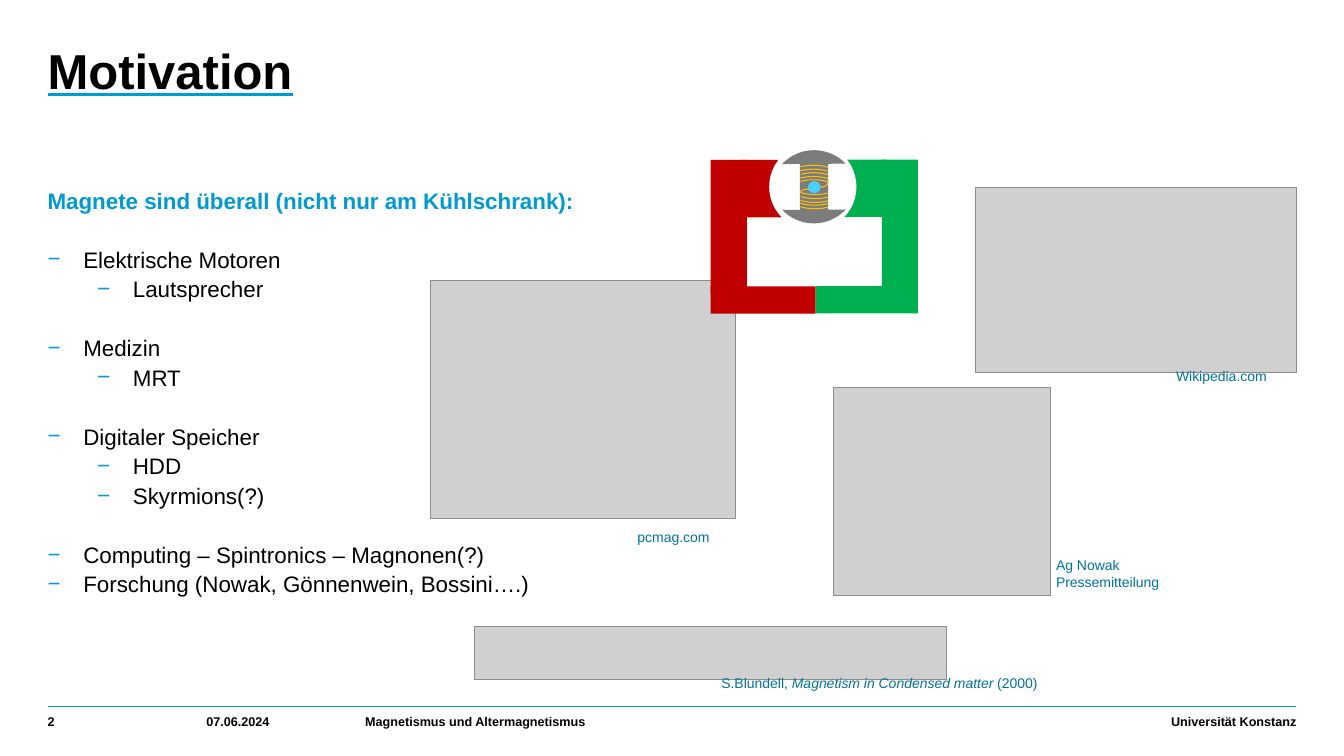
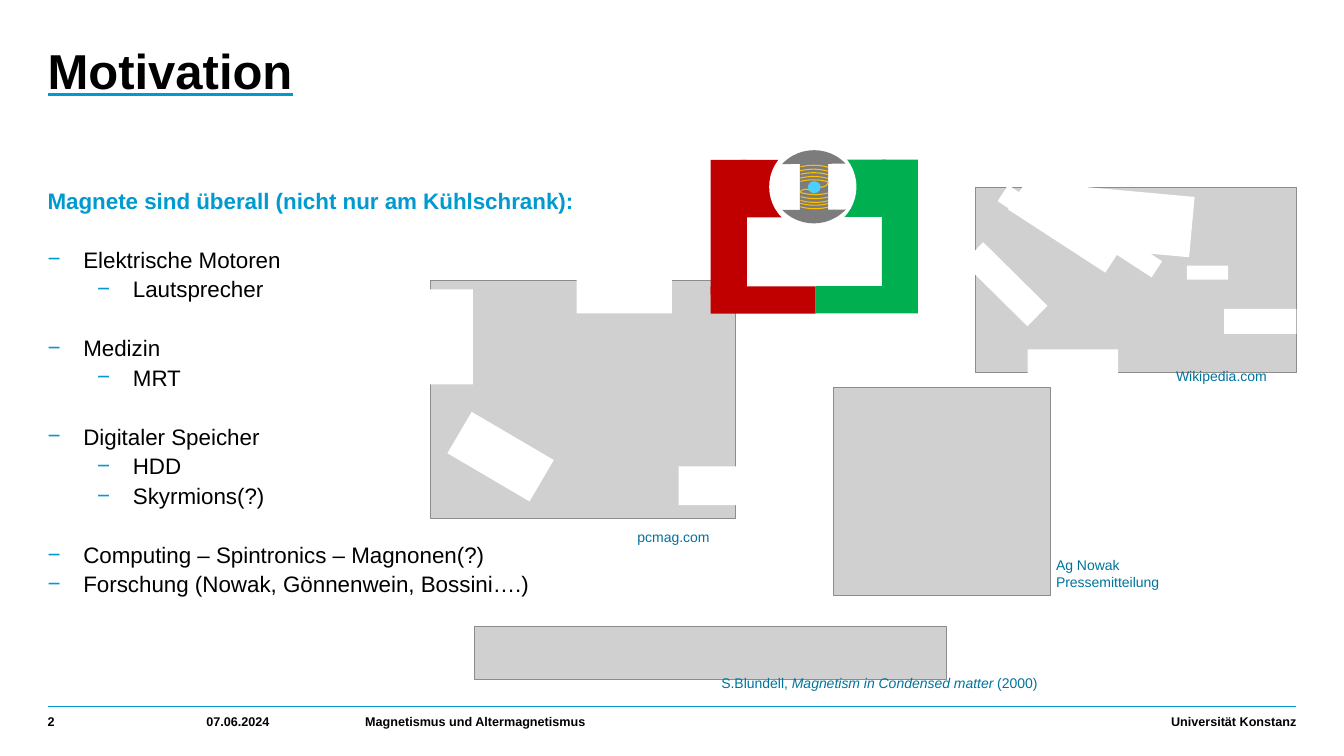
Before and after one commit to HolykingJulex/EstimateSeminar, a slide deck: slide 2 of Vortrag.pptx. Drawn at 1344x756 pixels with LibreOffice and Linux fonts; fonts in the diff are those of the drawing; grey boxes stand for pictures. Boxes give left, top, right and bottom in pixels: in the first picture for what was removed or moved away, otherwise in the second. Text is boxed around its words. In the diff, an @@ line names an element or a change of style, - is before the commit and + after.

Commit message:
removed unreadable text

```diff
--- a/Vortrag.pptx
+++ b/Vortrag.pptx
@@ rectangle added at (1008,159,1138,273), fill #FFFFFF @@
@@ rectangle added at (998,185,1051,229), fill #FFFFFF @@
@@ rectangle added at (1073,186,1194,257), fill #FFFFFF @@
@@ rectangle added at (1110,234,1163,277), fill #FFFFFF @@
@@ rectangle added at (963,242,1047,326), fill #FFFFFF @@
@@ rectangle added at (1187,265,1228,279), fill #FFFFFF @@
@@ rectangle added at (424,289,473,384), fill #FFFFFF @@
@@ rectangle added at (577,275,671,314), fill #FFFFFF @@
@@ rectangle added at (1224,309,1297,334), fill #FFFFFF @@
@@ rectangle added at (1027,350,1118,378), fill #FFFFFF @@
@@ rectangle added at (447,412,553,502), fill #FFFFFF @@
@@ rectangle added at (679,467,773,505), fill #FFFFFF @@
```
